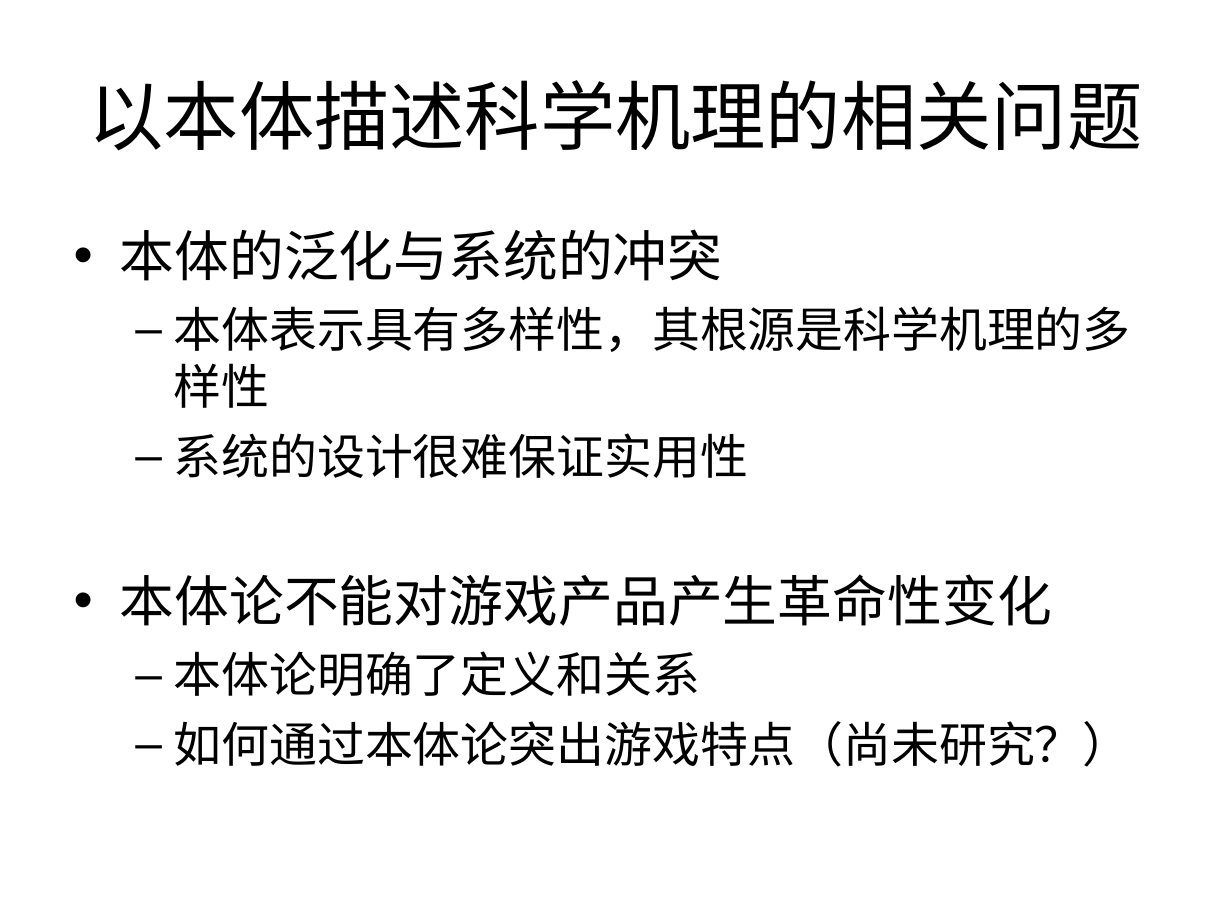
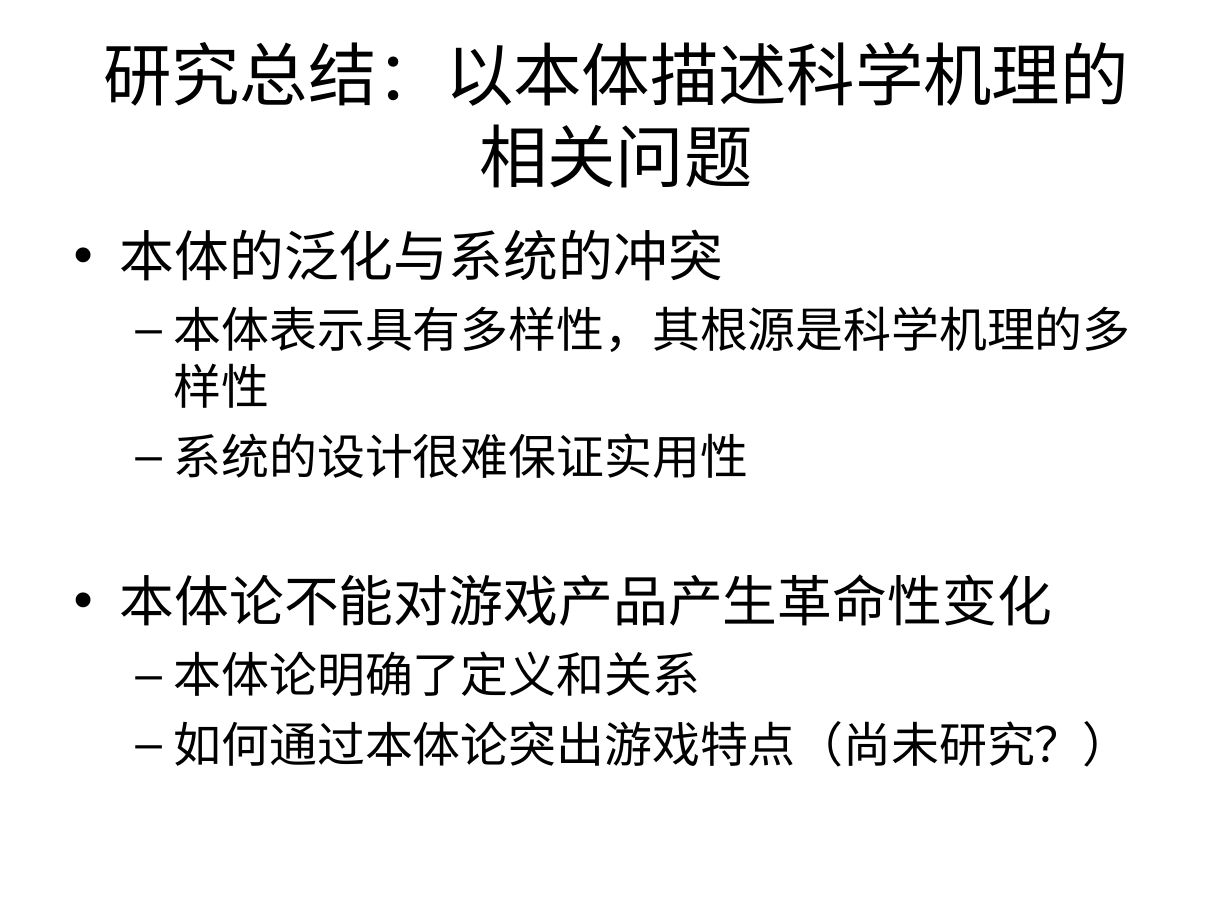
Before and after one commit to Nookleptia/qianmen3d, a slide deck: slide 34 of 毕设文件/毕设提纲.ppt (slide 33 before the commit). Drawn at 1232x924 pixels with LibreOffice and Linux fonts; fonts in the diff are those of the drawing. Boxes give left, top, right and bottom in pixels: in the first picture for what was removed or moved away, otherwise in the second. Text is boxed around its words. In the diff, an @@ line names an element or a change of style, - is before the commit and + after.

```diff
--- a/毕设文件/毕设提纲.ppt
+++ b/毕设文件/毕设提纲.ppt
@@ title at bbox=[103, 42, 1129, 188]: text changed; size 44 to 40 pt @@
-以本体描述科学机理的相关问题
+研究总结：以本体描述科学机理的相关问题
```
Also in this commit, not shown: 22 other slides changed, 1 slide added, 1 other file.
